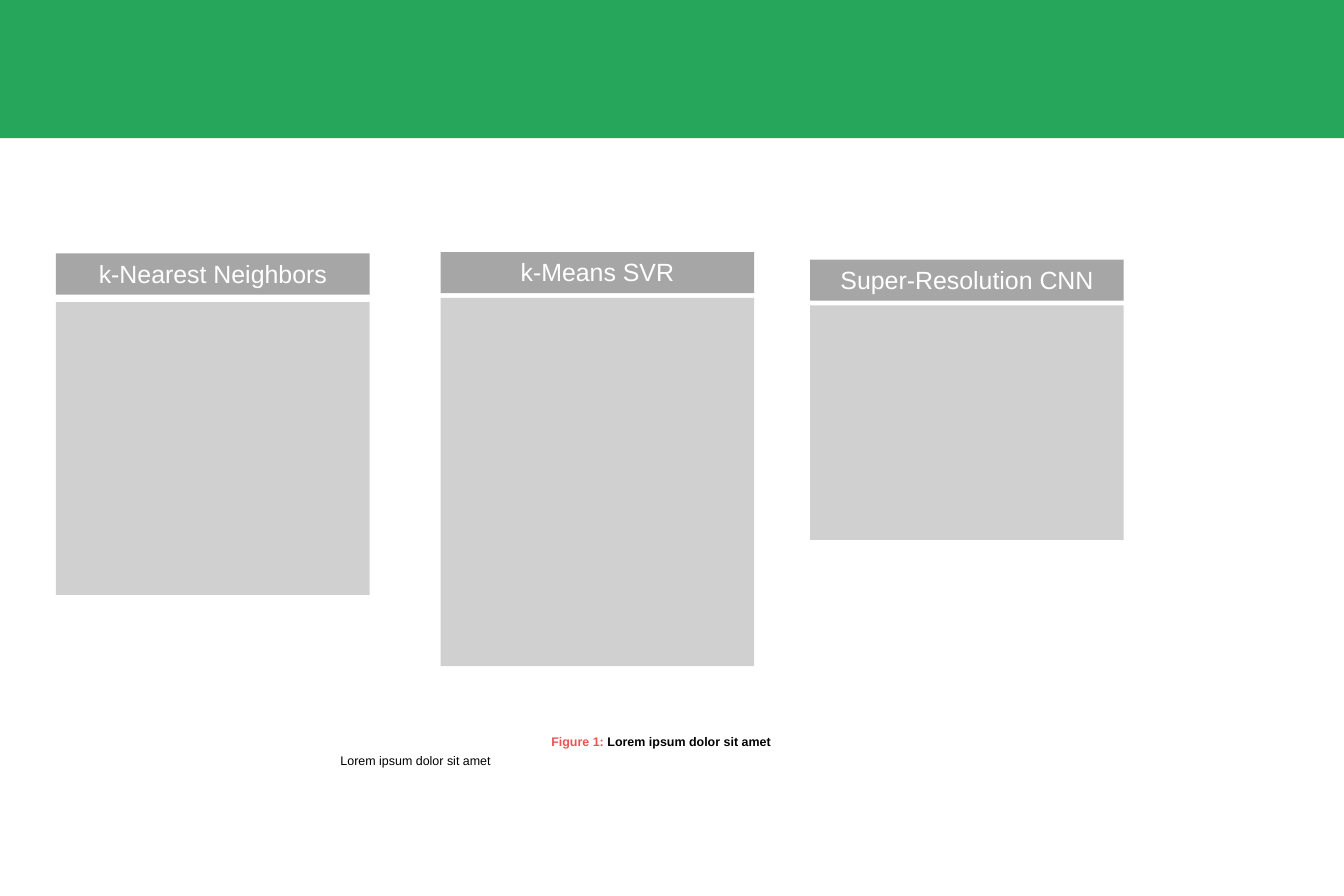
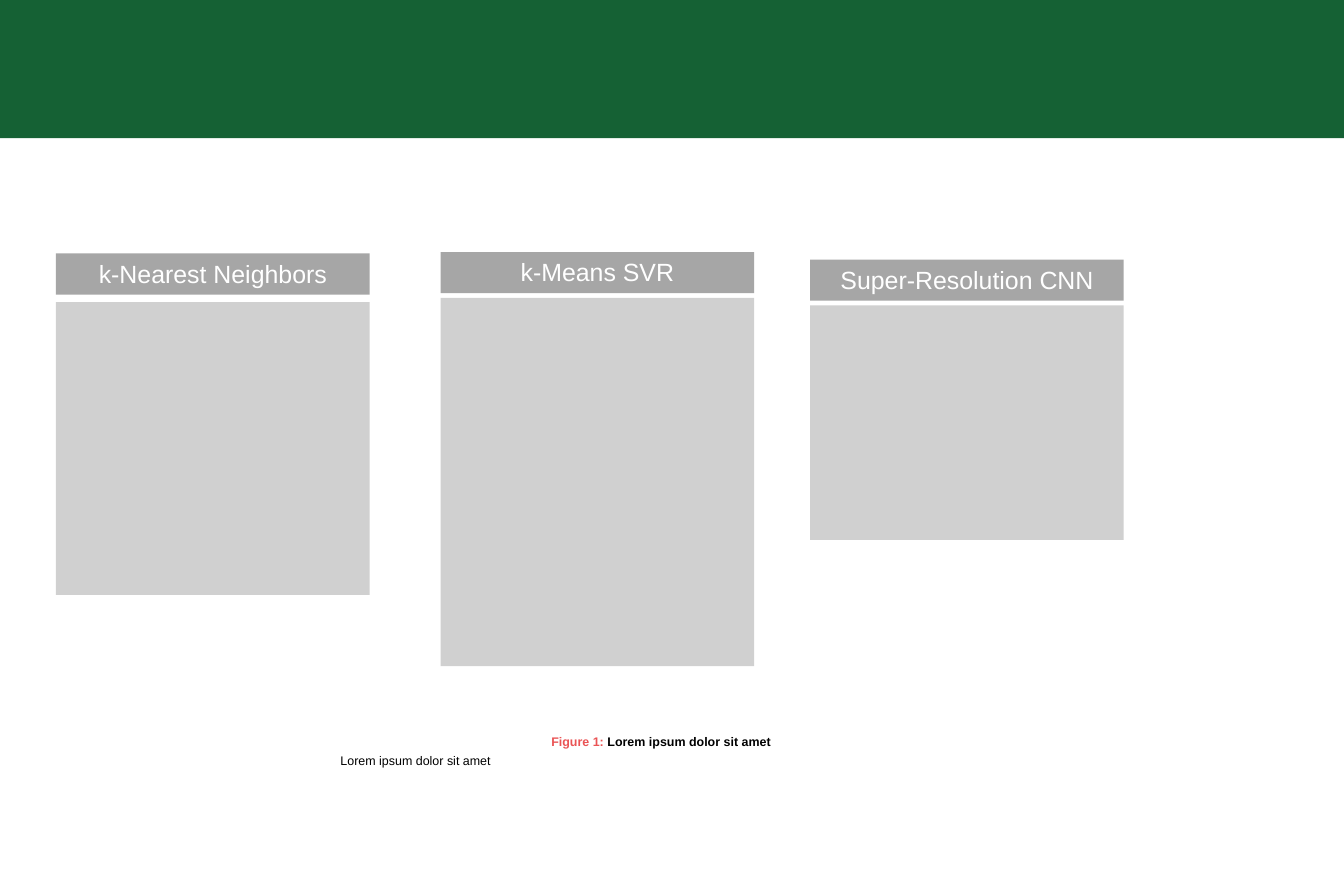
Before and after one commit to brad-ross/crop-yield-prediction-project, a slide deck: slide 1 of poster/pptx/poster_rough.pptx (slide 2 before the commit). Drawn at 1344x896 pixels with LibreOffice and Linux fonts; fonts in the diff are those of the drawing; grey boxes stand for pictures. Boxes give left, top, right and bottom in pixels: in the first picture for what was removed or moved away, otherwise in the second. Text is boxed around its words. In the diff, an @@ line names an element or a change of style, - is before the commit and + after.

```diff
--- a/poster/pptx/poster_rough.pptx
+++ b/poster/pptx/poster_rough.pptx
@@ rectangle at [0,0,1344,138]: fill #26A65B to #156134 @@
```
Also in this commit, not shown: 3 other slides changed, 1 slide added, 1 other file.
